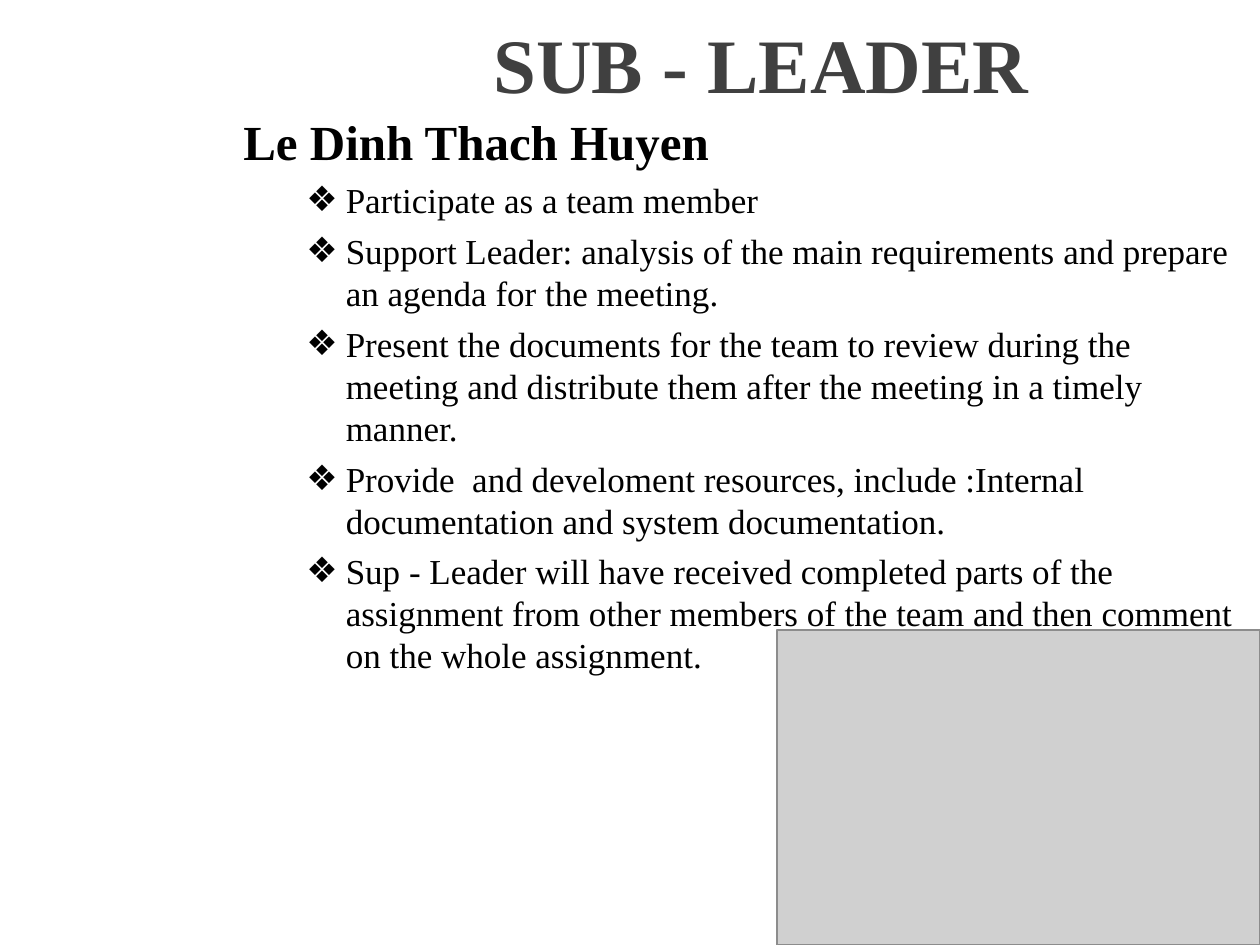
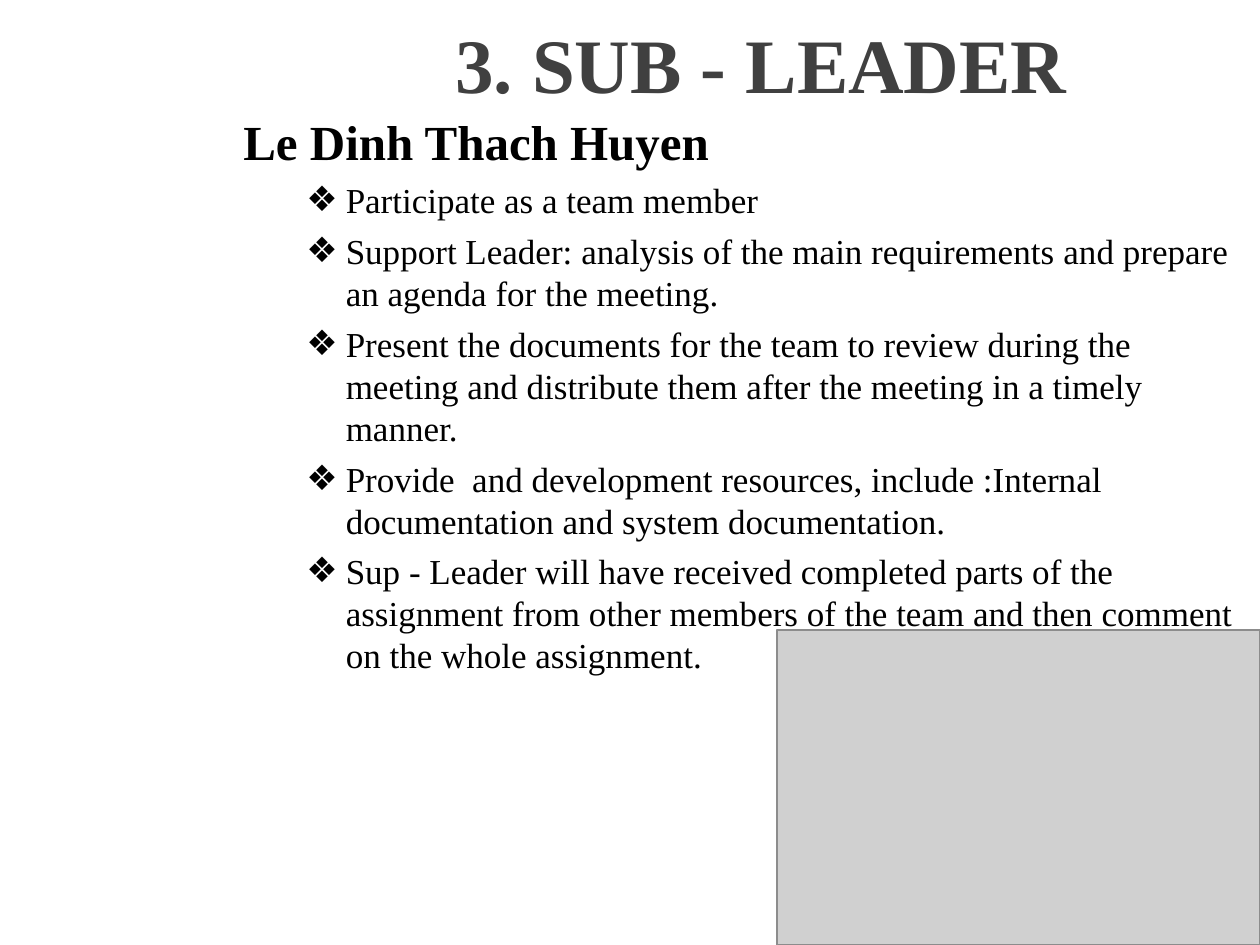
Before and after one commit to T138384/vlu-k15t1-team11, a slide deck: slide 10 of SMA - Software Measurement & Analysis/Asignment-01/K15T1-Team11-Team Assignment1/K15T1-Team11-Team Assignment1.ppt. Drawn at 1260x945 pixels with LibreOffice and Linux fonts; fonts in the diff are those of the drawing; grey boxes stand for pictures; background and template pictures are left out. Boxes give left, top, right and bottom in pixels: in the first picture for what was removed or moved away, otherwise in the second. Text is boxed around its words. In the diff, an @@ line names an element or a change of style, - is before the commit and + after.

```diff
--- a/SMA - Software Measurement & Analysis/Asignment-01/K15T1-Team11-Team Assignment1/K15T1-Team11-Team Assignment1.ppt
+++ b/SMA - Software Measurement & Analysis/Asignment-01/K15T1-Team11-Team Assignment1/K15T1-Team11-Team Assignment1.ppt
@@ title at bbox=[455, 42, 1067, 94]: text changed @@
-SUB - LEADER
+3. SUB - LEADER
@@ text at bbox=[346, 467, 1102, 541]: text changed @@
-  ❖ Provide and develoment resources, include :Internal documentation and system documentation.
+  ❖ Provide and development resources, include :Internal documentation and system documentation.
```
Also in this commit, not shown: 4 other slides changed.
